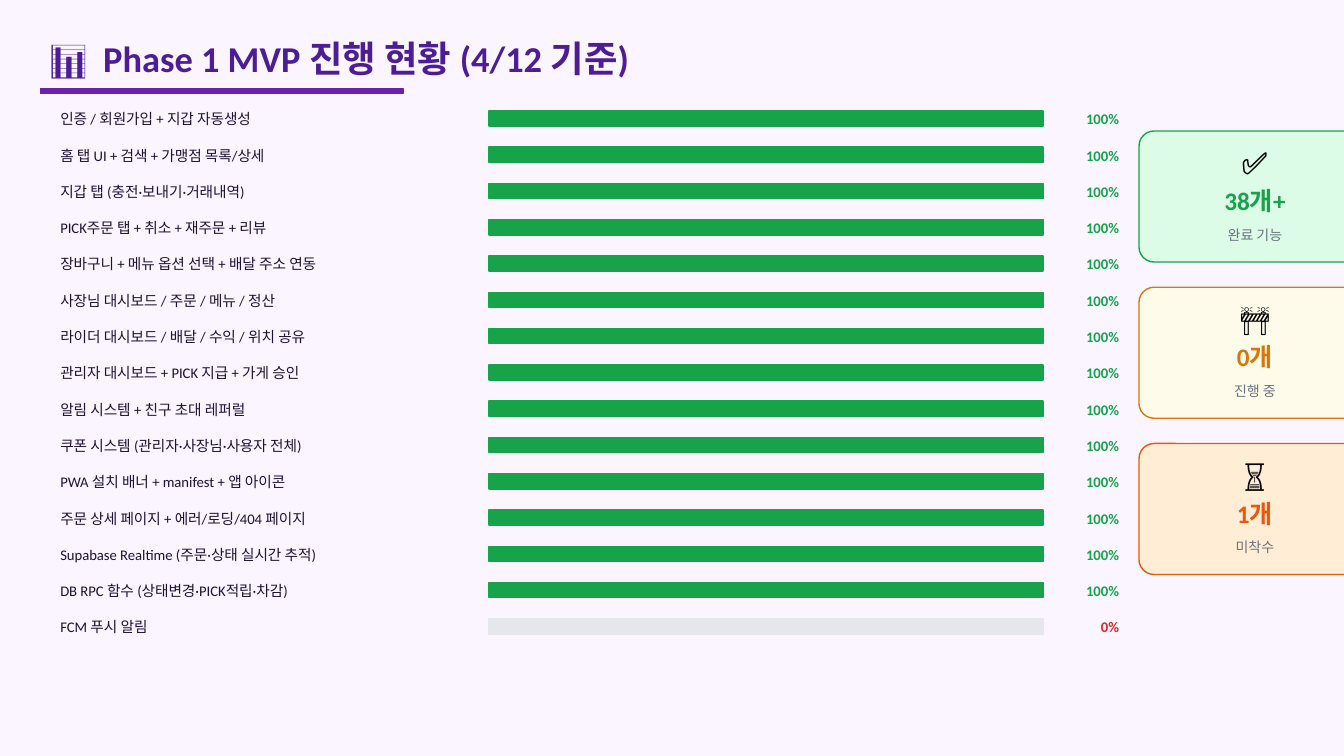
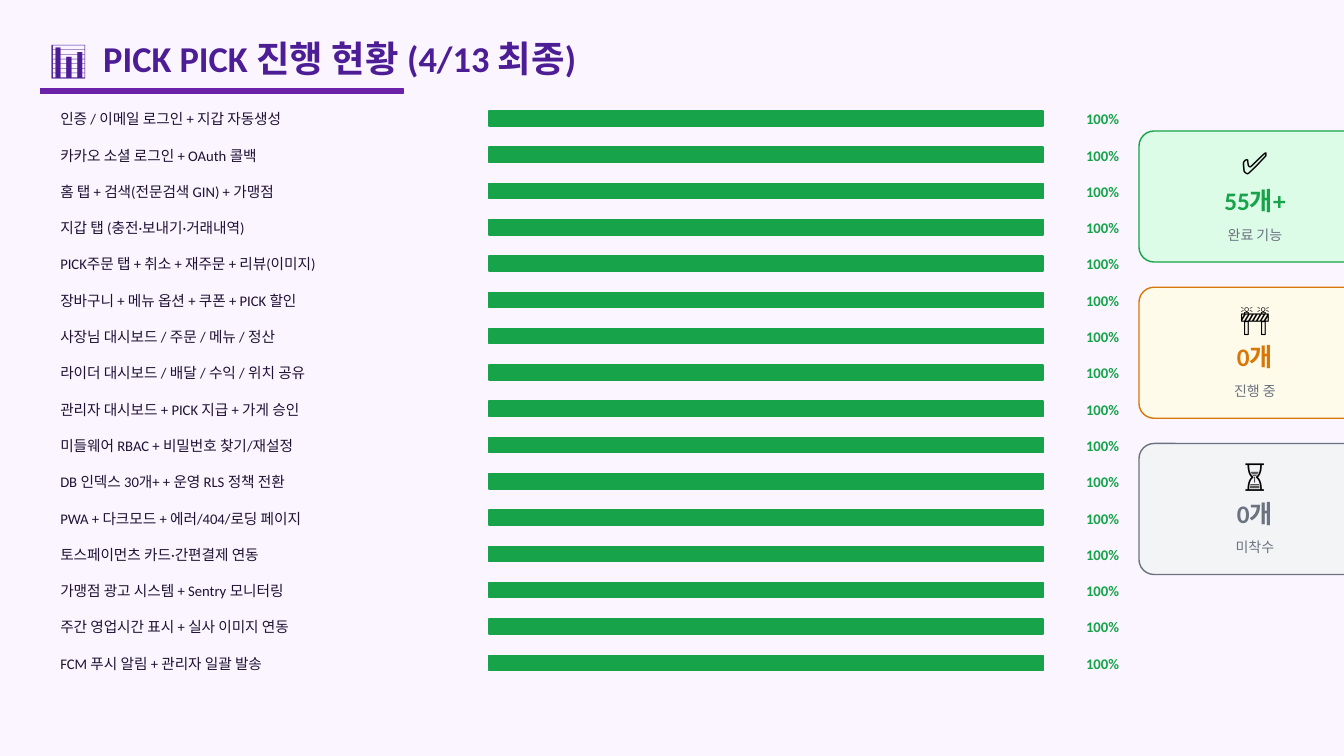
Before and after one commit to skbmh82/PICK-PICK-delivery, a slide deck: slide 2 of PICKPICK_프로젝트현황.pptx. Drawn at 1344x756 pixels with LibreOffice and Linux fonts; fonts in the diff are those of the drawing. Boxes give left, top, right and bottom in pixels: in the first picture for what was removed or moved away, otherwise in the second. Text is boxed around its words. In the diff, an @@ line names an element or a change of style, - is before the commit and + after.

```diff
--- a/PICKPICK_프로젝트현황.pptx
+++ b/PICKPICK_프로젝트현황.pptx
@@ text at [103,41,576,78]: text changed @@
-📊 Phase 1 MVP 진행 현황 (4/12 기준)
+📊 PICK PICK 진행 현황 (4/13 최종)
@@ text at [60,112,281,125]: text changed @@
-인증 / 회원가입 + 지갑 자동생성
+인증 / 이메일 로그인 + 지갑 자동생성
@@ text at [60,149,257,162]: text changed @@
-홈 탭 UI + 검색 + 가맹점 목록/상세
+카카오 소셜 로그인 + OAuth 콜백
@@ text added at [60,184,273,199], 10.5 pt, text #1F1235 @@
+홈 탭 + 검색(전문검색 GIN) + 가맹점
@@ text at [1224,190,1285,213]: text changed @@
-38개+
+55개+
@@ text at [60,257,315,271]: text changed @@
-PICK주문 탭 + 취소 + 재주문 + 리뷰
+PICK주문 탭 + 취소 + 재주문 + 리뷰(이미지)
@@ text at [60,293,297,307]: text changed @@
-장바구니 + 메뉴 옵션 선택 + 배달 주소 연동
+장바구니 + 메뉴 옵션 + 쿠폰 + PICK 할인
@@ 4 texts: place and size @@
-4 texts at [60,185,305,379]
+4 texts at [60,221,305,416]
@@ text removed at [60,403,245,416] @@
-알림 시스템 + 친구 초대 레퍼럴
@@ text at [60,438,293,452]: text changed @@
-쿠폰 시스템 (관리자·사장님·사용자 전체)
+미들웨어 RBAC + 비밀번호 찾기/재설정
@@ rounded rectangle at [1139,444,1344,575]: fill #FFEDD5 to #F3F4F6; outline #EA580C 1 pt to #6B7280 1 pt @@
@@ text at [60,475,285,488]: text changed @@
-PWA 설치 배너 + manifest + 앱 아이콘
+DB 인덱스 30개+ + 운영 RLS 정책 전환
@@ text at [1237,502,1273,525]: text changed; text colour #EA580C to #6B7280 @@
-1개
+0개
@@ text at [60,512,301,525]: text changed @@
-주문 상세 페이지 + 에러/로딩/404 페이지
+PWA + 다크모드 + 에러/404/로딩 페이지
@@ text at [60,548,259,561]: text changed @@
-Supabase Realtime (주문·상태 실시간 추적)
+토스페이먼츠 카드·간편결제 연동
@@ text at [60,584,284,599]: text changed @@
-DB RPC 함수 (상태변경·PICK적립·차감)
+가맹점 광고 시스템 + Sentry 모니터링
@@ text at [60,620,289,633]: text changed @@
-FCM 푸시 알림
+주간 영업시간 표시 + 실사 이미지 연동
@@ rectangle at [489,619,1044,634]: fill #E5E7EB to #16A34A; outline #E5E7EB 1 pt to #16A34A 1 pt @@
@@ text at [1086,622,1119,632]: text changed; text colour #DC2626 to #16A34A @@
-0%
+100%
@@ text added at [60,657,262,670], 10.5 pt, text #1F1235 @@
+FCM 푸시 알림 + 관리자 일괄 발송
@@ rectangle added at [489,655,1044,670], fill #16A34A, outline #16A34A 1 pt @@
@@ text added at [1086,659,1119,669], 10.5 pt, text #16A34A, bold @@
+100%
```
Also in this commit, not shown: 4 other slides changed, 2 slides added, 3 other files.
